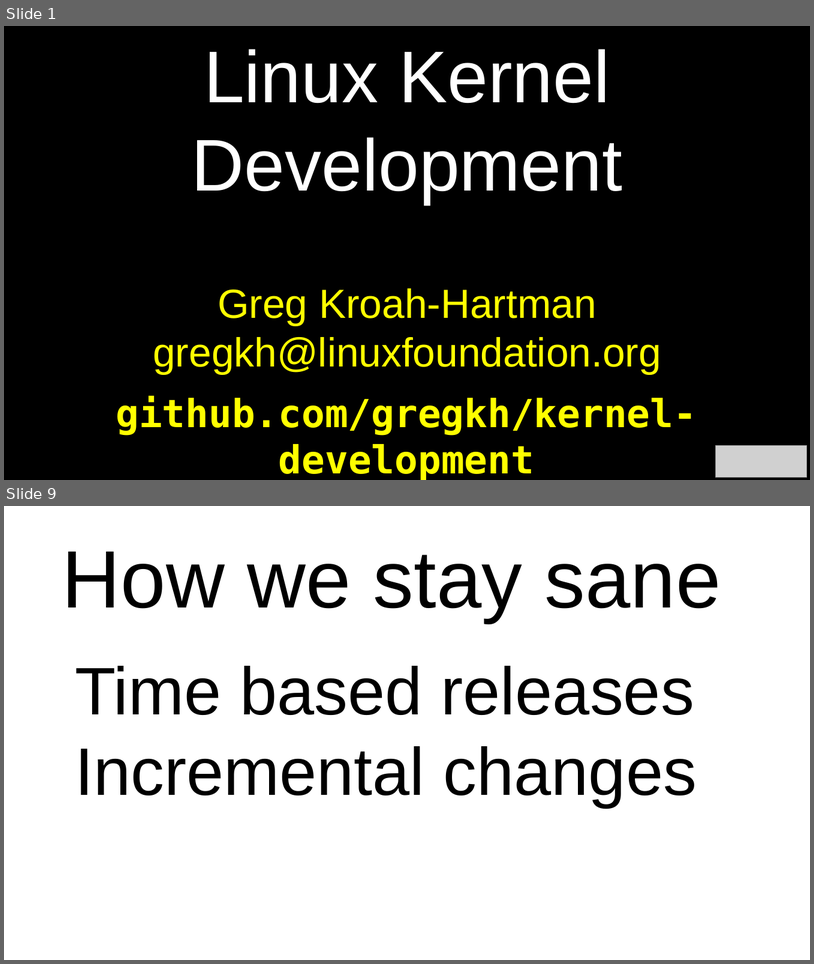
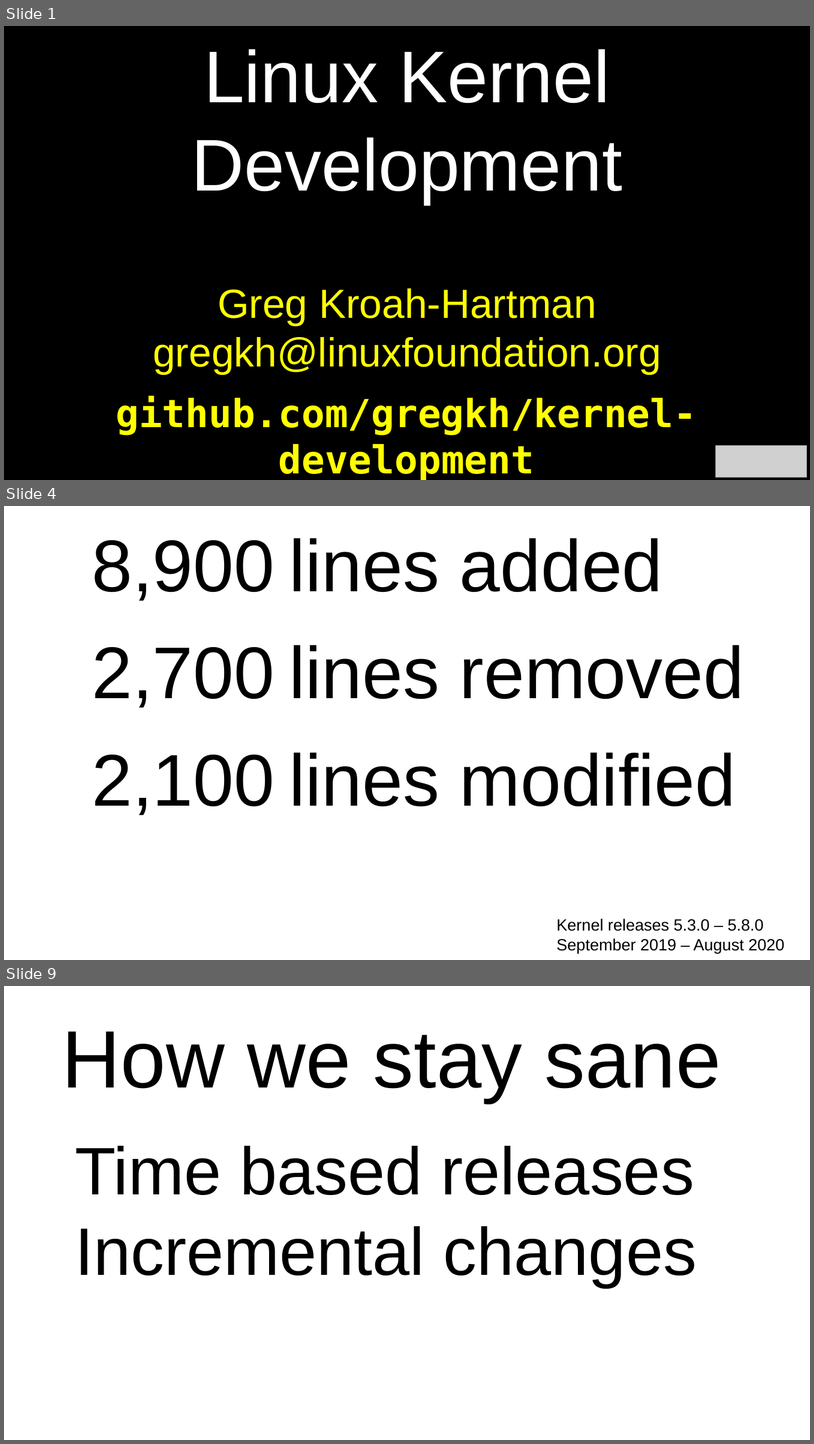
Before and after one commit to gregkh/kernel-development, a slide deck: kernel-development-wide.odp. Shown one above the other, each under a label of ours: slides 1 and 9 before the commit, slides 1, 4 and 9 after it; the slides between them are not shown. The pictures are 814x964 and 814x1444 pixels, drawn with LibreOffice and Linux fonts; fonts in the diff are those of the drawing; grey boxes stand for pictures. Boxes give left, top, right and bottom in pixels: in the first picture for what was removed or moved away, otherwise in the second. Text is boxed around its words. In the diff, an @@ line names an element or a change of style, - is before the commit and + after.

```diff
--- a/kernel-development-wide.odp
+++ b/kernel-development-wide.odp
@@ slide 4 added at (x1=4, y1=506, x2=810, y2=960), background #FFFFFF @@
@@ table added at (x1=7, y1=522, x2=809, y2=817), 3 rows, 2 columns @@
+8,900 | lines added
+2,700 | lines removed
+2,100 | lines modified
@@ text added at (x1=557, y1=918, x2=785, y2=953), 16 pt, text #000000 @@
+Kernel releases 5.3.0 – 5.8.0
+September 2019 – August 2020
```
Also in this commit, not shown: 9 slides changed, 6 other slides added, 5 slides removed, 2 other files.
